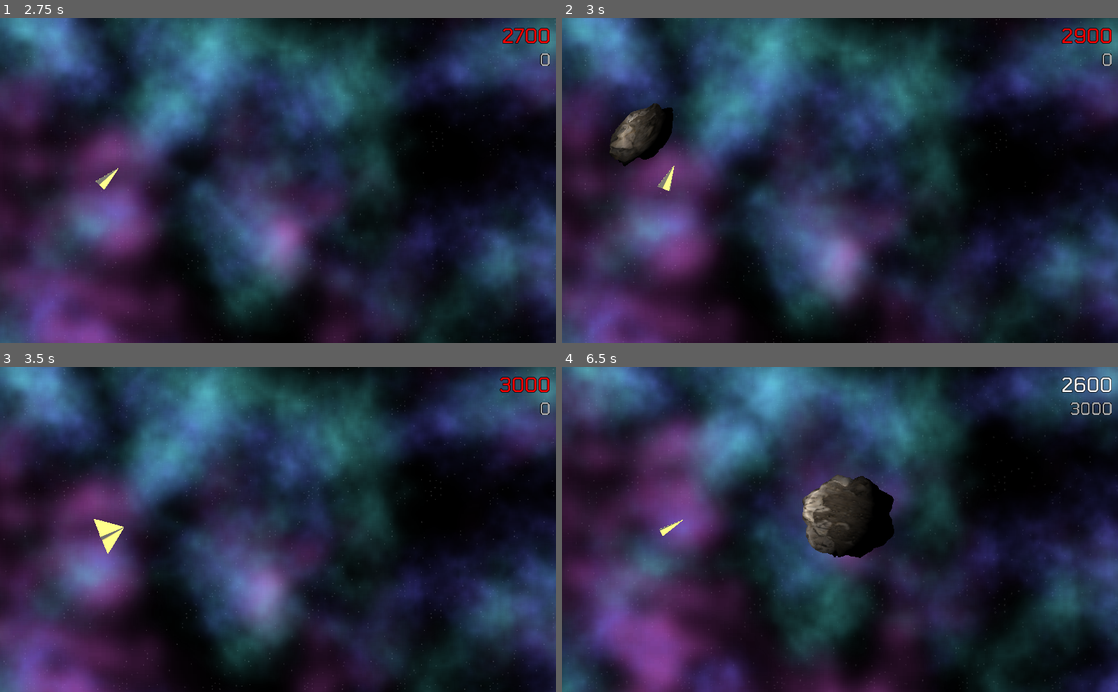
Above: before the commit, frames 1-4 (two rows, left to right).
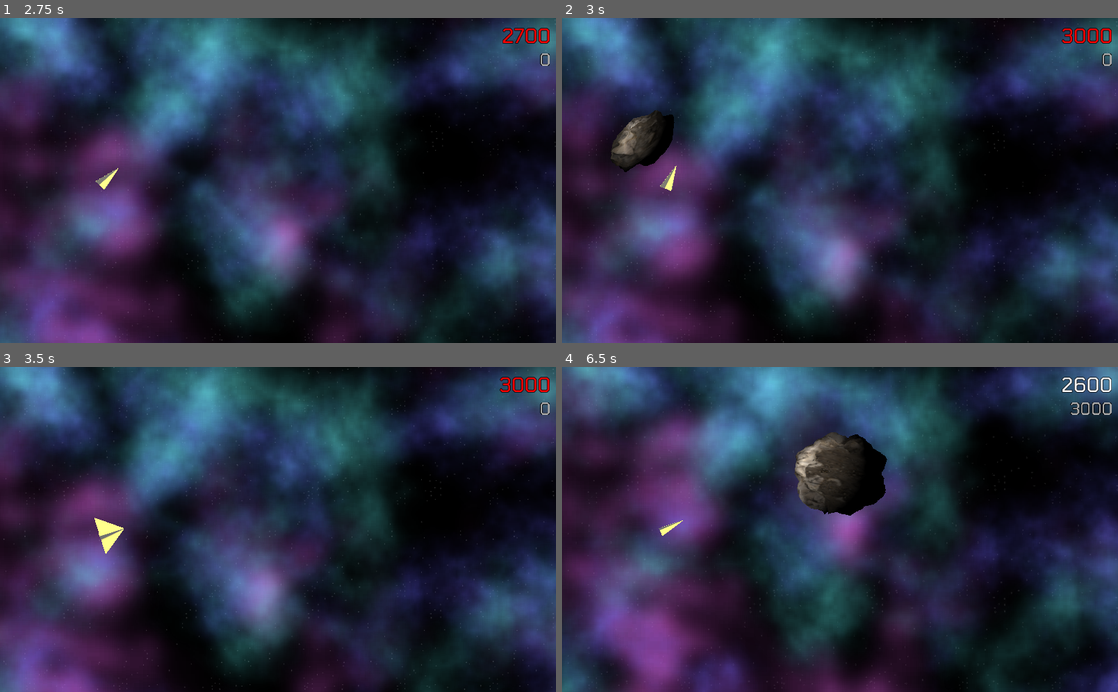
Above: after the commit, the same moments.

Repository: RichoM/godot-PhysicalBits-plugin
Game: Godot game, scene res://Main.tscn
Same seed, same stepped clock (60 frames per second), same inputs: the game is played once before the commit and once after it.
Inputs (mouse positions are in pixels of both pictures, inside the frame that each line leads up to):
- Up to frame 1 (2.75 s): move the mouse to (400, 164) at 0.52 s; hold Space (movement_up) 0.53-1.28 s; click (400, 164) at 0.67 s; move the mouse to (166, 196) at 1.27 s; move the mouse to (333, 109) at 2.02 s; hold Space (movement_up) from 2.03 s (still down)
- Up to frame 2 (3 s): keep holding Space (movement_up); move the mouse to (812, 245) at 2.77 s; click (812, 245) at 2.92 s
- Up to frame 3 (3.5 s): keep holding Space (movement_up)
- Up to frame 4 (6.5 s): move the mouse to (1006, 578) at 3.52 s; release Space (movement_up) at 3.53 s; move the mouse to (673, 480) at 4.27 s; move the mouse to (867, 529) at 5.02 s; click (867, 529) at 5.17 s; move the mouse to (756, 448) at 5.77 s; hold Space (movement_up) from 5.78 s (still down)

Frame 1 is identical in both runs. In frame 2, 1.3% of the frame differs, in the area x 0-100%, y 0-100%; in frame 3, less than 0.1%; in frame 4, 5.1%, in the area x 8-100%, y 0-98%.

Commit message:
Tweaking the bullet time parameters so that it doesn't occur so ofter that it's distracting

Diff:
--- a/airplane.gd
+++ b/airplane.gd
@@ -70,7 +70,7 @@
 	proximity_counter += 1
 	if proximity_counter > max_proximity_counter:
 		max_proximity_counter = proximity_counter
-	if proximity_counter == 1:
+	if proximity_counter == 2:
 		bullet_time_ms = 0
 		Engine.time_scale = 0.5
 		emit_signal("bullet_time_begin")
@@ -80,6 +80,7 @@
 	proximity_counter -= 1
 	if proximity_counter == 0:
 		Engine.time_scale = 1
-		emit_signal("bullet_time_end")
-		emit_signal("bullet_time_score", round(100 * bullet_time_ms * max_proximity_counter))
-		max_proximity_counter = 0
+		if max_proximity_counter >= 2:
+			emit_signal("bullet_time_end")
+			emit_signal("bullet_time_score", round(100 * bullet_time_ms * max_proximity_counter))
+			max_proximity_counter = 0
--- a/asteroid.gd
+++ b/asteroid.gd
@@ -14,6 +14,8 @@
 	scale_object_local(Vector3(rand_range(0.5, 1.5), rand_range(0.5, 1.5), rand_range(0.5, 1.5)))
 
 func _process(delta):
+	if global_transform.origin.z != 0:
+		global_transform.origin.z = 0
 	teleport()
 	rotate_x(rotation_speed.x * delta)
 	rotate_z(rotation_speed.y * delta)
--- a/gui.gd
+++ b/gui.gd
@@ -55,7 +55,7 @@
 		update_max_score(score)
 
 func _on_airplane_bullet_time_score(score):
-	if score < 5000 or game_over: return
+	if score < 3500 or game_over: return
 
 	msg_counter = 10
 	var exclamation = exclamation_messages[randi() % exclamation_messages.size()]
